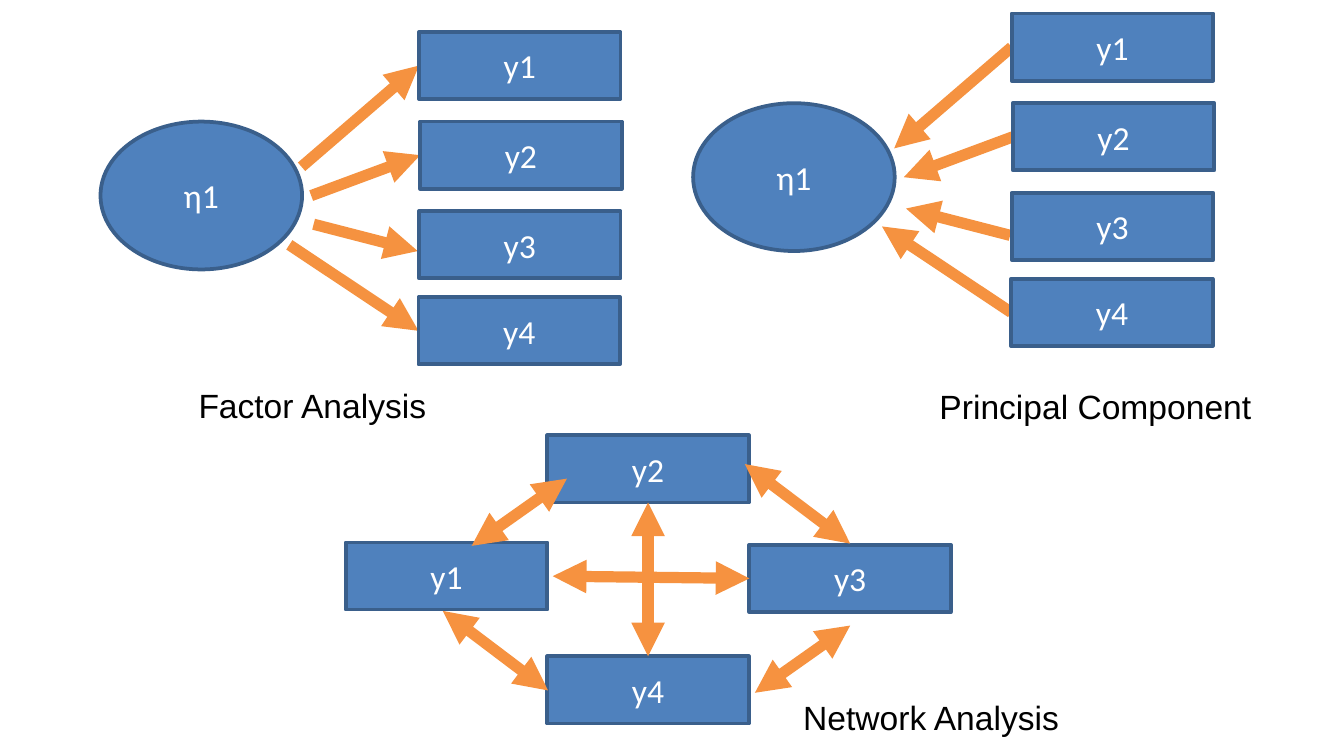
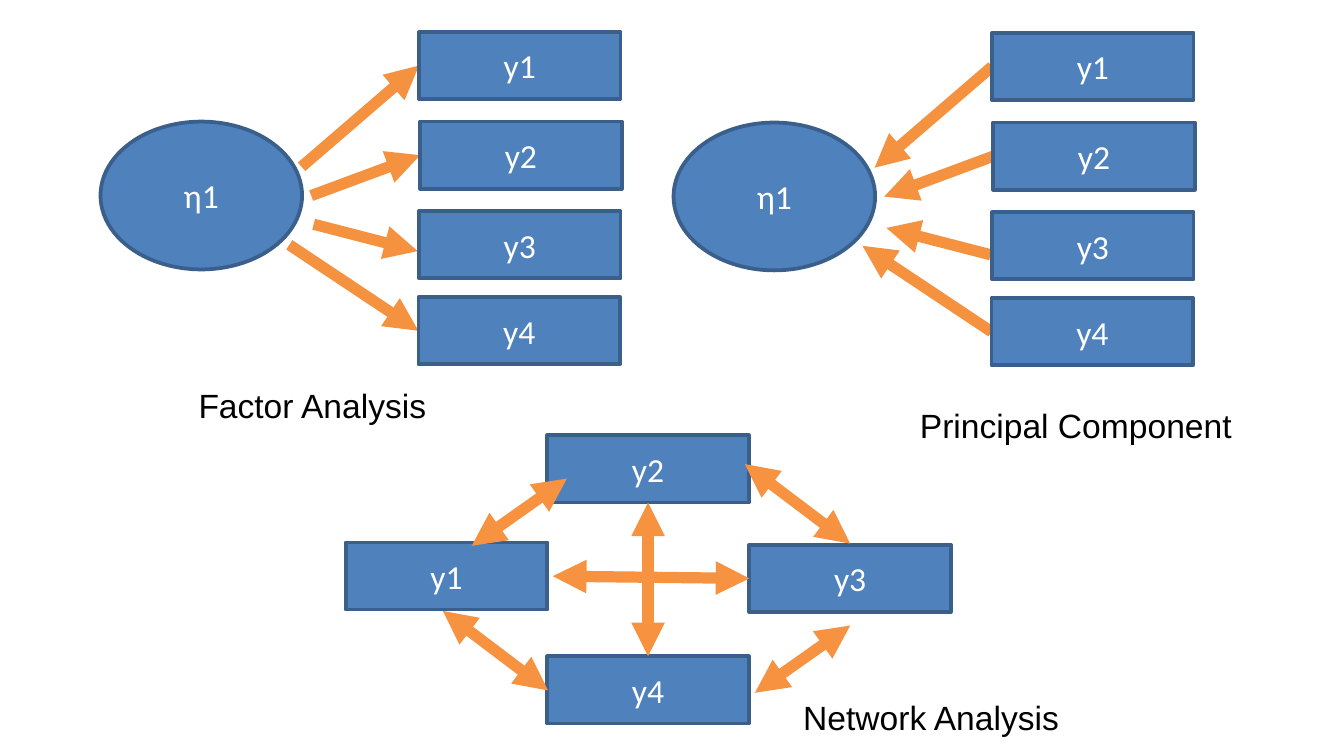
Before and after one commit to anovabr/psicometria_aplicada, a slide deck: slide 39 of slides/Aula 3 - A proposta da EFA.pptx (slide 25 before the commit). Drawn at 1344x756 pixels with LibreOffice and Linux fonts; fonts in the diff are those of the drawing; background and template pictures are left out. Boxes give left, top, right and bottom in pixels: in the first picture for what was removed or moved away, otherwise in the second. Text is boxed around its words. In the diff, an @@ line names an element or a change of style, - is before the commit and + after.

```diff
--- a/slides/Aula 3 - A proposta da EFA.pptx
+++ b/slides/Aula 3 - A proposta da EFA.pptx
@@ 4 rectangles, 4 arrows, 1 ellipse, 1 text: place and size @@
-4 rectangles, 4 arrows, 1 ellipse, 1 text at <box>694,13,1252,425</box>
+4 rectangles, 4 arrows, 1 ellipse, 1 text at <box>673,34,1232,444</box>
```
Also in this commit, not shown: 17 other slides changed, 16 slides added, 25 slides removed, 3 other files.
